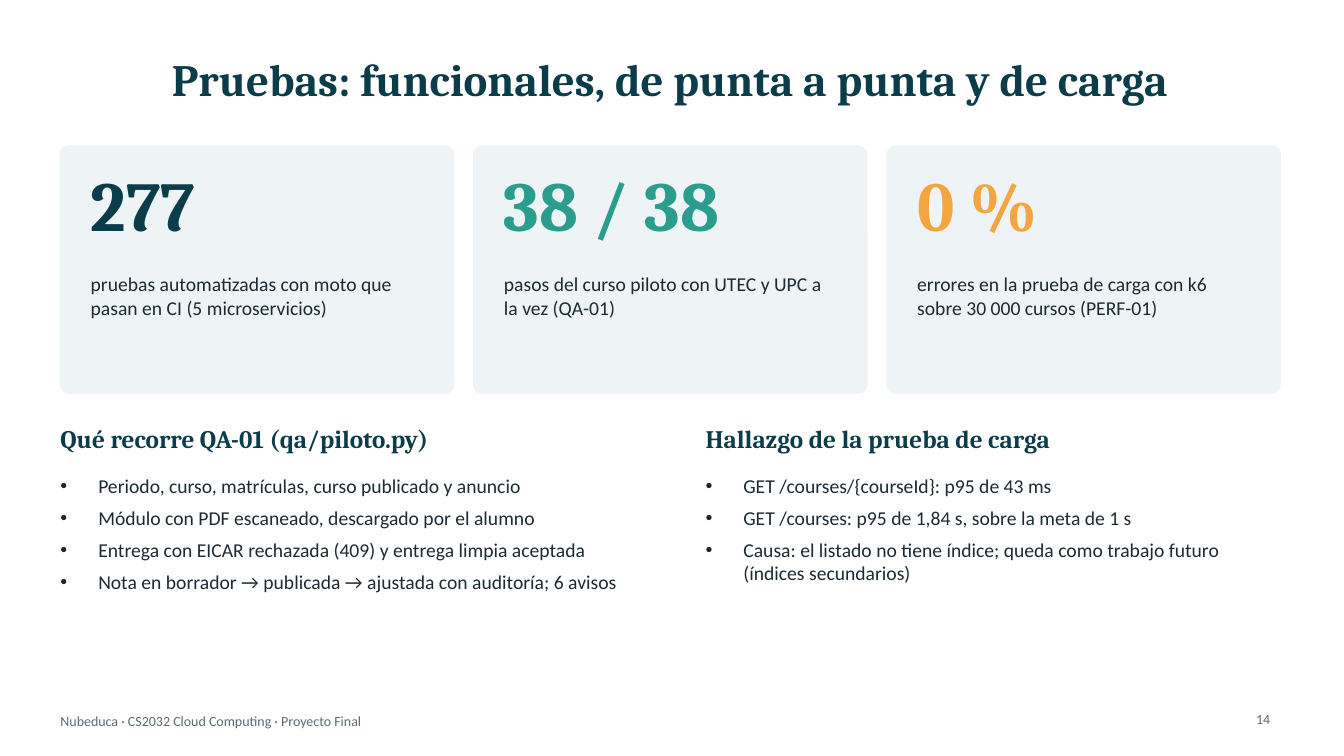
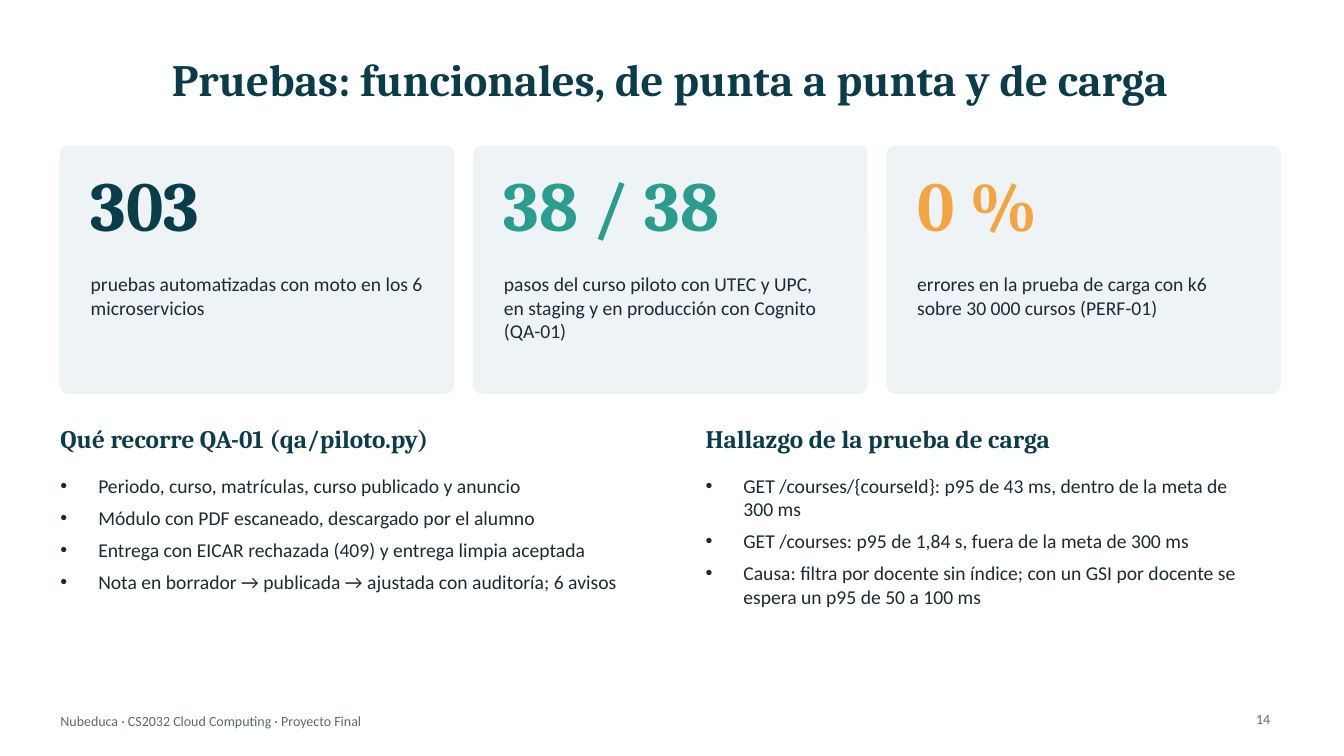
Before and after one commit to nubeduca/nubeduca-informe, a slide deck: slide 14 of presentacion/Nubeduca-Proyecto-Final.pptx. Drawn at 1344x756 pixels with LibreOffice and Linux fonts; fonts in the diff are those of the drawing. Boxes give left, top, right and bottom in pixels: in the first picture for what was removed or moved away, otherwise in the second. Text is boxed around its words. In the diff, an @@ line names an element or a change of style, - is before the commit and + after.

Commit message:
DOC-03: PPT final con el frontend (URL de Amplify y capturas), 303 pruebas, QA-01 en prod y metas de PERF-01

```diff
--- a/presentacion/Nubeduca-Proyecto-Final.pptx
+++ b/presentacion/Nubeduca-Proyecto-Final.pptx
@@ text at <box>91,183,199,232</box>: text changed @@
-277
+303
@@ text at <box>91,277,422,315</box>: text changed @@
-pruebas automatizadas con moto que pasan en CI (5 microservicios)
+pruebas automatizadas con moto en los 6 microservicios
@@ text at <box>504,277,816,341</box>: text changed @@
-pasos del curso piloto con UTEC y UPC a la vez (QA-01)
+pasos del curso piloto con UTEC y UPC, en staging y en producción con Cognito (QA-01)
@@ text at <box>743,479,1235,607</box>: text changed @@
-• GET /courses/{courseId}: p95 de 43 ms
-• GET /courses: p95 de 1,84 s, sobre la meta de 1 s
-• Causa: el listado no tiene índice; queda como trabajo futuro (índices secundarios)
+• GET /courses/{courseId}: p95 de 43 ms, dentro de la meta de 300 ms
+• GET /courses: p95 de 1,84 s, fuera de la meta de 300 ms
+• Causa: filtra por docente sin índice; con un GSI por docente se espera un p95 de 50 a 100 ms
```
Also in this commit, not shown: 2 other slides changed, 1 other file.
